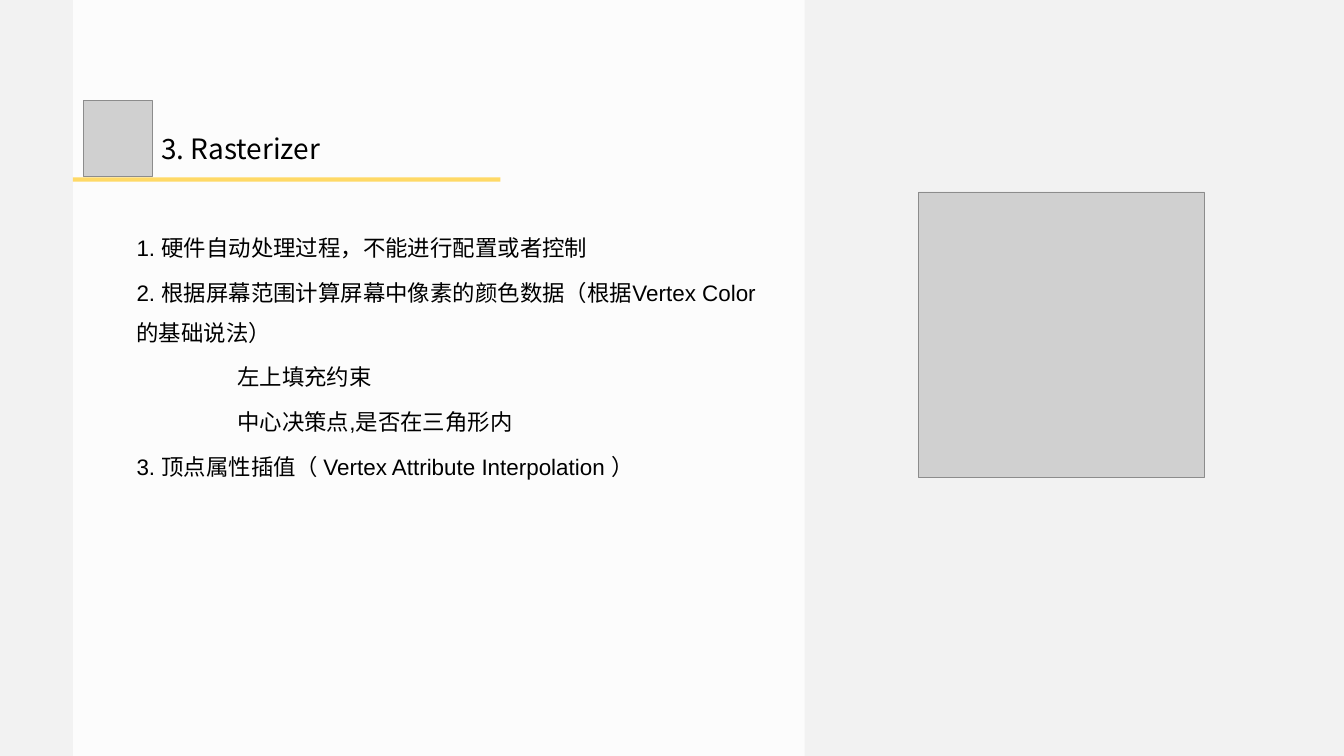
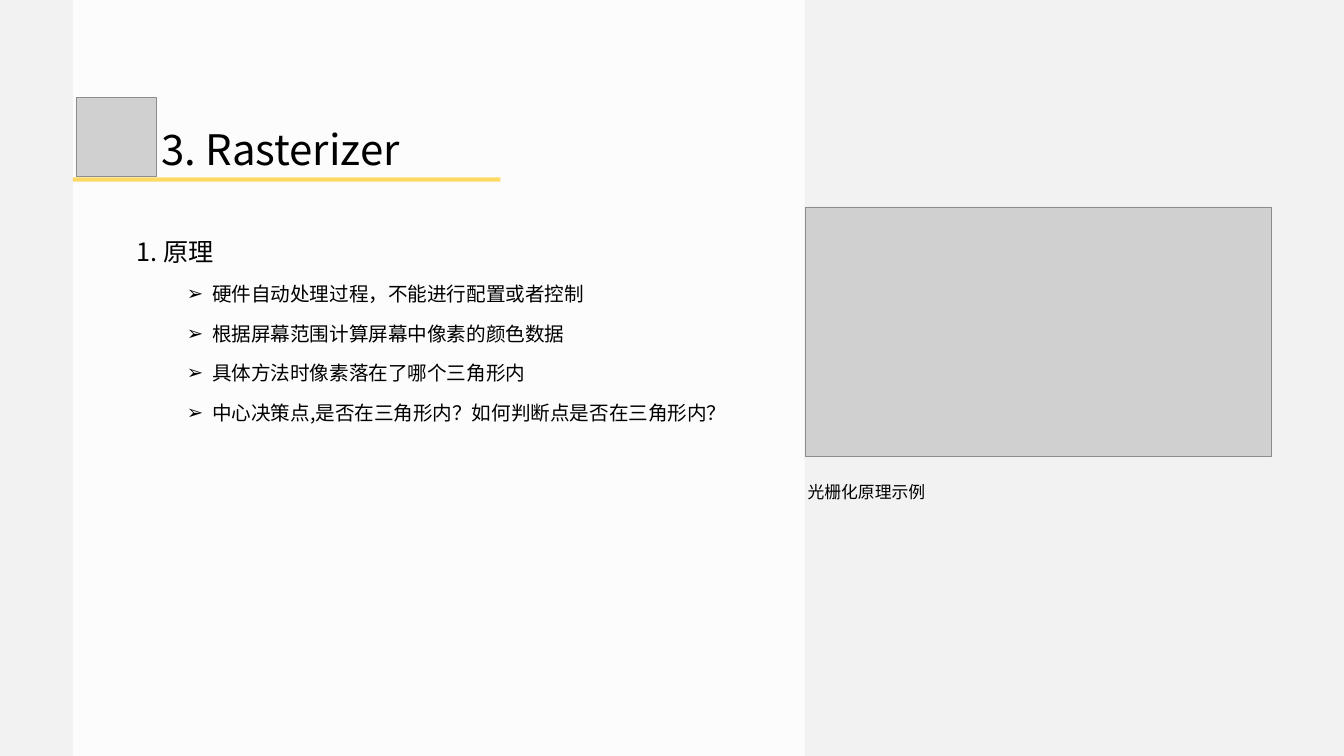
Before and after one commit to doomlover/KSGameEngineTutorials, a slide deck: slide 17 of PPTs/03.深入DX12绘制一.pptx (slide 13 before the commit). Drawn at 1344x756 pixels with LibreOffice and Linux fonts; fonts in the diff are those of the drawing; grey boxes stand for pictures. Boxes give left, top, right and bottom in pixels: in the first picture for what was removed or moved away, otherwise in the second. Text is boxed around its words. In the diff, an @@ line names an element or a change of style, - is before the commit and + after.

Commit message:
根据上周四会议，整理

```diff
--- a/PPTs/03.深入DX12绘制一.pptx
+++ b/PPTs/03.深入DX12绘制一.pptx
@@ picture: place and size @@
-picture at box(84, 100, 152, 176)
+picture at box(77, 97, 156, 176)
@@ text "3. Rasterizer" at box(161, 132, 400, 166): size 40 to 60 pt, font Noto Sans CJK JP to Noto Sans CJK SC @@
@@ picture: place and size @@
-picture at box(919, 192, 1204, 478)
+picture at box(805, 207, 1271, 457)
@@ text at box(137, 241, 726, 424): text changed; size 32 to 28 pt; font Arial to Noto Sans CJK SC @@
-1. 硬件自动处理过程，不能进行配置或者控制
-2. 根据屏幕范围计算屏幕中像素的颜色数据（根据Vertex Color的基础说法）
-左上填充约束
-中心决策点,是否在三角形内
-3. 顶点属性插值（ Vertex Attribute Interpolation ）
+1. 原理
+  ➢ 硬件自动处理过程，不能进行配置或者控制
+  ➢ 根据屏幕范围计算屏幕中像素的颜色数据
+  ➢ 具体方法时像素落在了哪个三角形内
+  ➢ 中心决策点,是否在三角形内？如何判断点是否在三角形内？
@@ text added at box(808, 484, 926, 500), 24 pt, text #000000 @@
+光栅化原理示例
```
Also in this commit, not shown: 18 other slides changed, 14 slides added, 15 slides removed, 1 other file.
